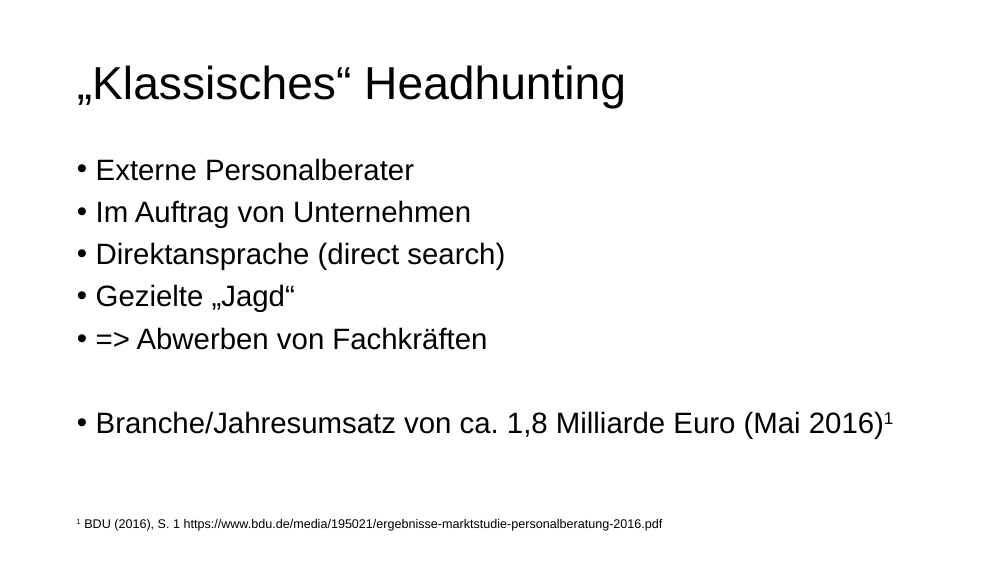
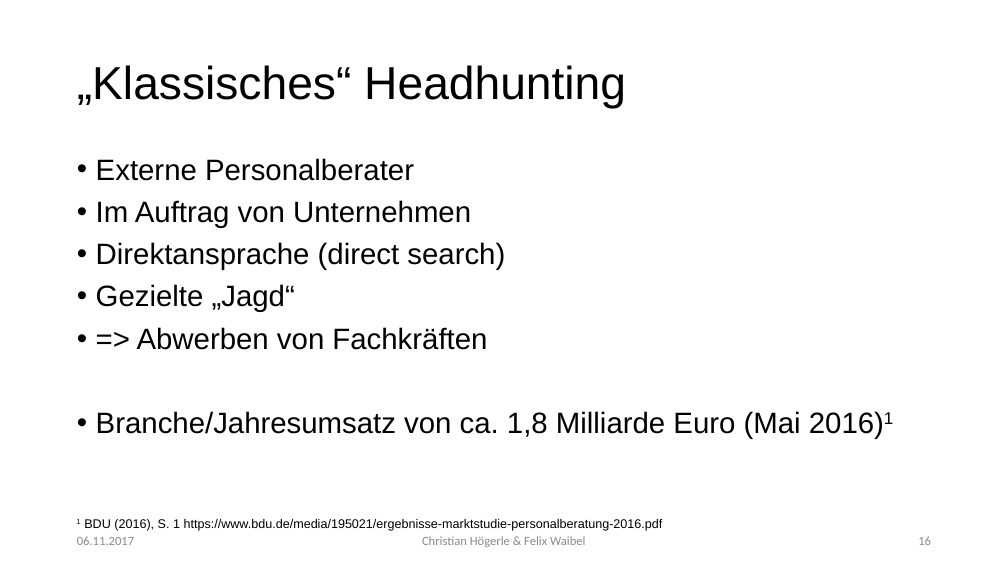
Before and after one commit to Fewa93/8vance, a slide deck: slide 16 of 8vance.pptx (slide 12 before the commit). Drawn at 1008x567 pixels with LibreOffice and Linux fonts; fonts in the diff are those of the drawing. Boxes give left, top, right and bottom in pixels: in the first picture for what was removed or moved away, otherwise in the second. Text is boxed around its words. In the diff, an @@ line names an element or a change of style, - is before the commit and + after.

```diff
--- a/8vance.pptx
+++ b/8vance.pptx
@@ text added at (77,536,134,545), 12 pt, text #8C8C8C @@
+06.11.2017
@@ text added at (422,536,585,547), 12 pt, text #8C8C8C @@
+Christian Högerle & Felix Waibel
@@ page number added at (918,536,931,545), 12 pt, text #8C8C8C @@
+16
```
Also in this commit, not shown: 8 other slides changed, 10 slides added, 5 slides removed, 8 other files.
